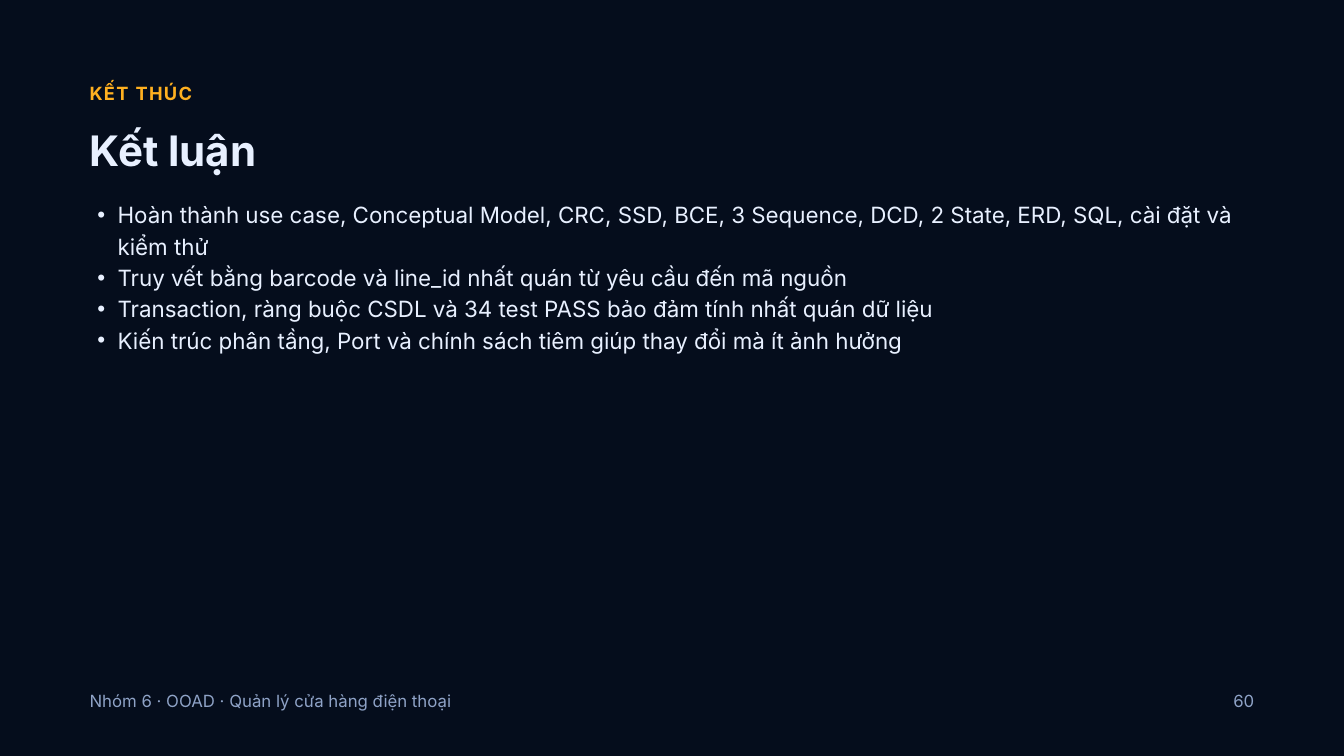
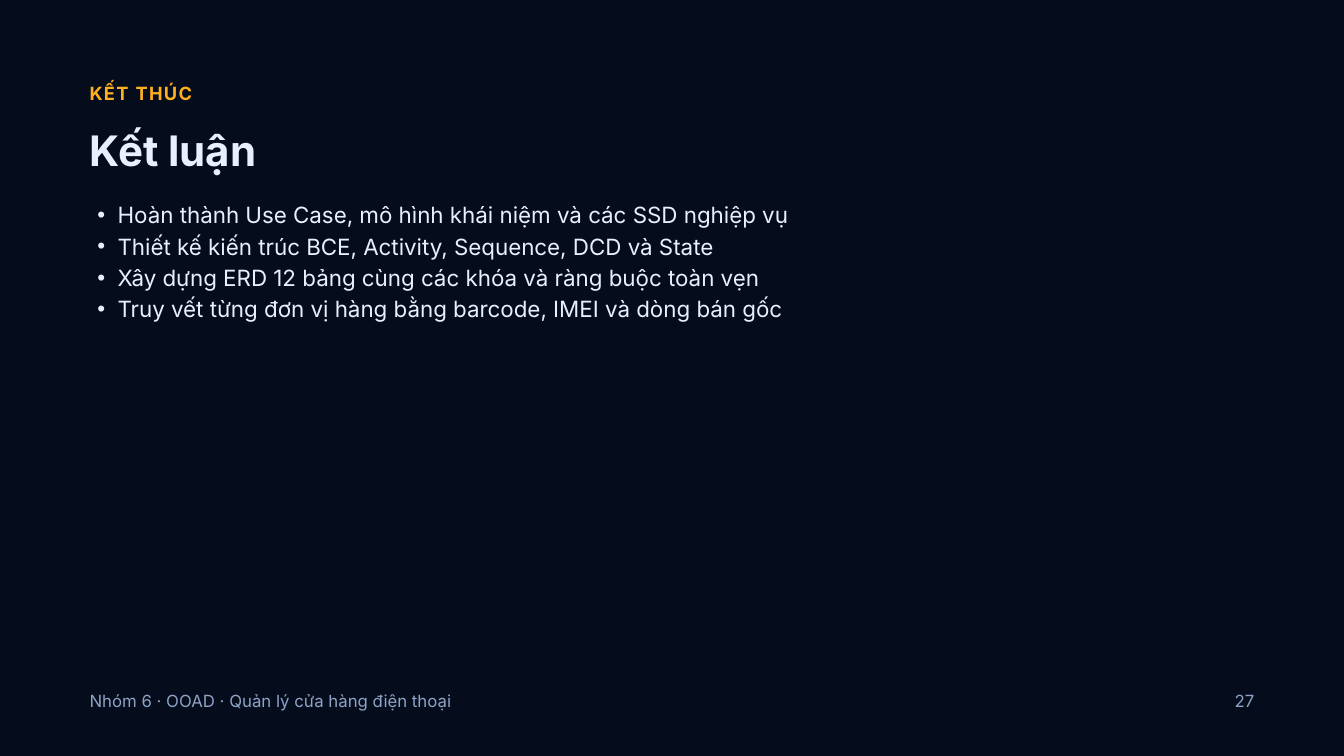
Before and after one commit to Daichou2311/BTL-PTTKHDT, a slide deck: slide 27 of Nhóm 6 - Hệ thống quản lý cửa hàng điện thoại (OOAD).pptx (slide 60 before the commit). Drawn at 1344x756 pixels with LibreOffice and Linux fonts; fonts in the diff are those of the drawing; background and template pictures are left out. Boxes give left, top, right and bottom in pixels: in the first picture for what was removed or moved away, otherwise in the second. Text is boxed around its words. In the diff, an @@ line names an element or a change of style, - is before the commit and + after.

```diff
--- a/Nhóm 6 - Hệ thống quản lý cửa hàng điện thoại (OOAD).pptx
+++ b/Nhóm 6 - Hệ thống quản lý cửa hàng điện thoại (OOAD).pptx
@@ text at bbox=[118, 206, 788, 322]: text changed @@
-• Hoàn thành use case, Conceptual Model, CRC, SSD, BCE, 3 Sequence, DCD, 2 State, ERD, SQL, cài đặt và kiểm thử
-• Truy vết bằng barcode và line_id nhất quán từ yêu cầu đến mã nguồn
-• Transaction, ràng buộc CSDL và 34 test PASS bảo đảm tính nhất quán dữ liệu
-• Kiến trúc phân tầng, Port và chính sách tiêm giúp thay đổi mà ít ảnh hưởng
+• Hoàn thành Use Case, mô hình khái niệm và các SSD nghiệp vụ
+• Thiết kế kiến trúc BCE, Activity, Sequence, DCD và State
+• Xây dựng ERD 12 bảng cùng các khóa và ràng buộc toàn vẹn
+• Truy vết từng đơn vị hàng bằng barcode, IMEI và dòng bán gốc
@@ text at bbox=[1235, 694, 1255, 707]: text changed @@
-60
+27
```
Also in this commit, not shown: 22 other slides changed, 3 slides added, 36 slides removed, 1 other file.
